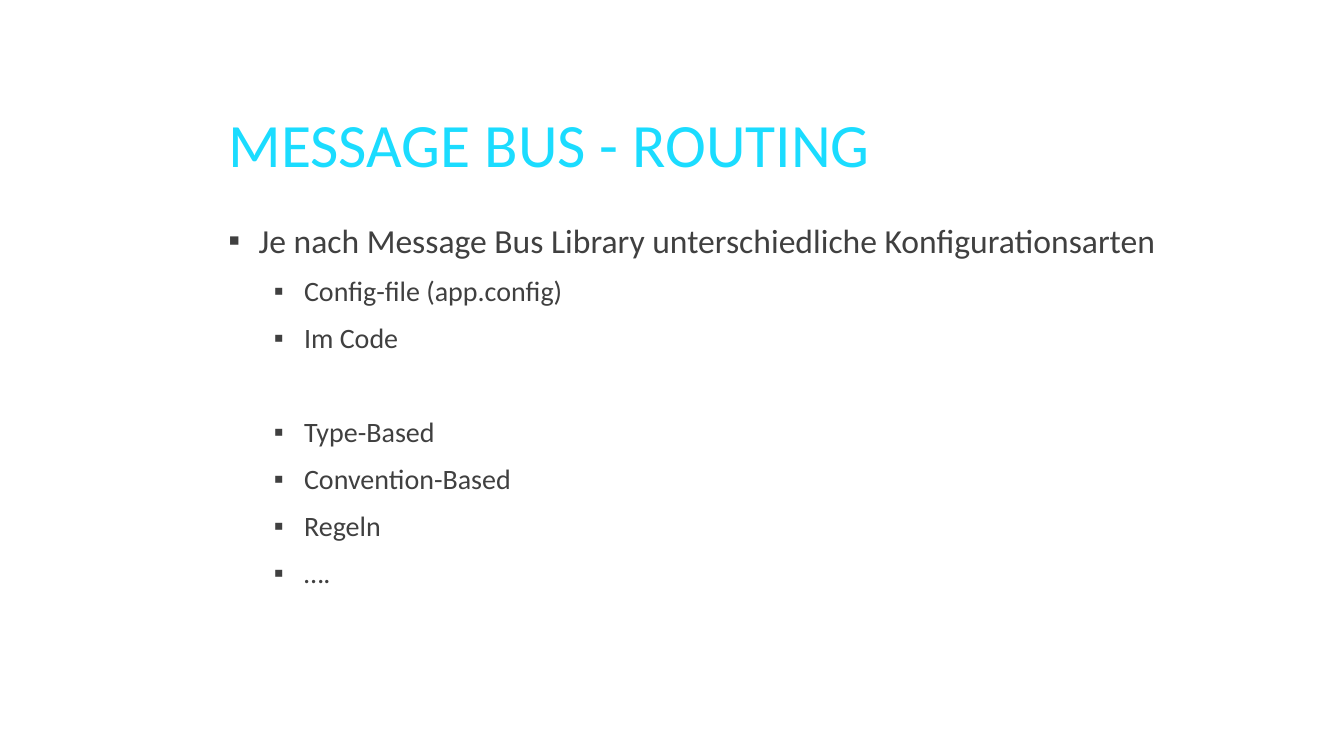
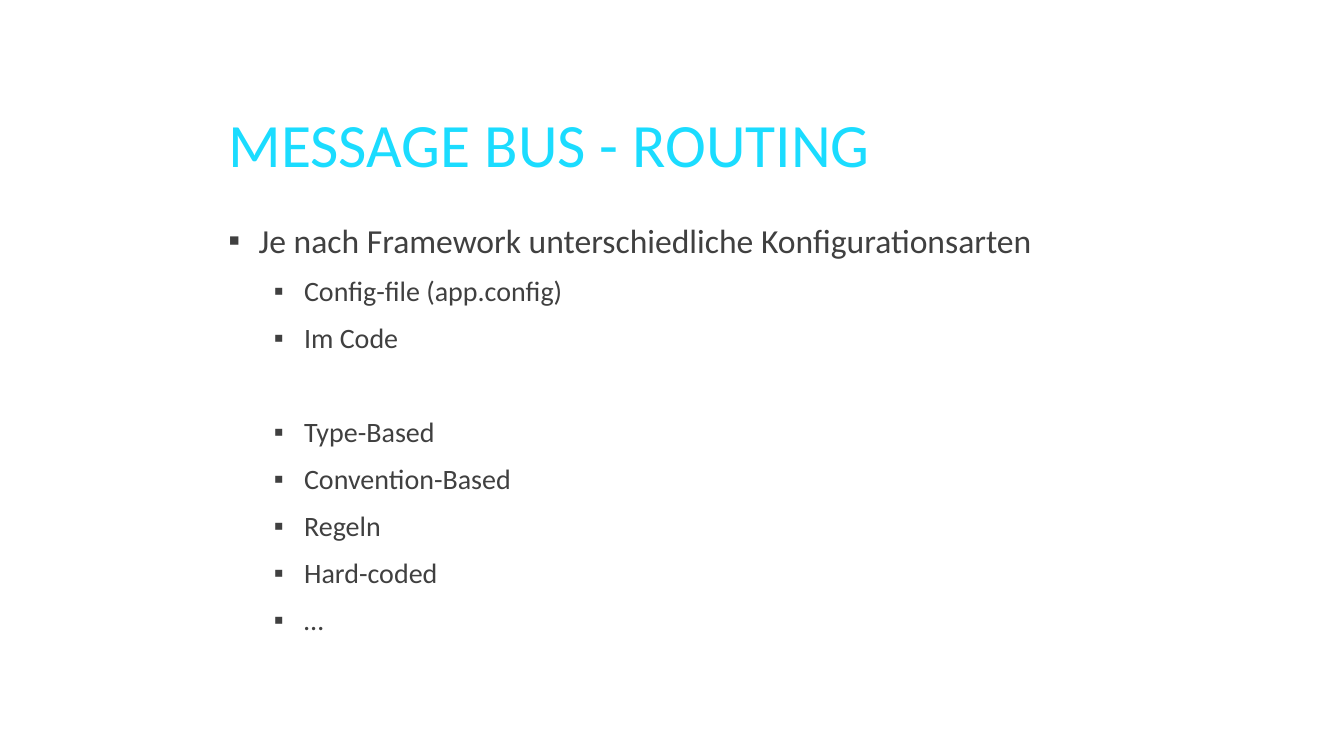
Before and after one commit to twenzel/MessageBusDemo, a slide deck: slide 16 of MessageBus.pptx. Drawn at 1344x756 pixels with LibreOffice and Linux fonts; fonts in the diff are those of the drawing; background and template pictures are left out. Boxes give left, top, right and bottom in pixels: in the first picture for what was removed or moved away, otherwise in the second. Text is boxed around its words. In the diff, an @@ line names an element or a change of style, - is before the commit and + after.

Commit message:
update slides

```diff
--- a/MessageBus.pptx
+++ b/MessageBus.pptx
@@ text at (x1=259, y1=229, x2=1031, y2=259): text changed @@
-▪ Je nach Message Bus Library unterschiedliche Konfigurationsarten
+▪ Je nach Framework unterschiedliche Konfigurationsarten
@@ text at (x1=304, y1=563, x2=437, y2=583): text changed @@
-  ▪ ….
+  ▪ Hard-coded
+  ▪ …
```
Also in this commit, not shown: 1 other slide changed.
